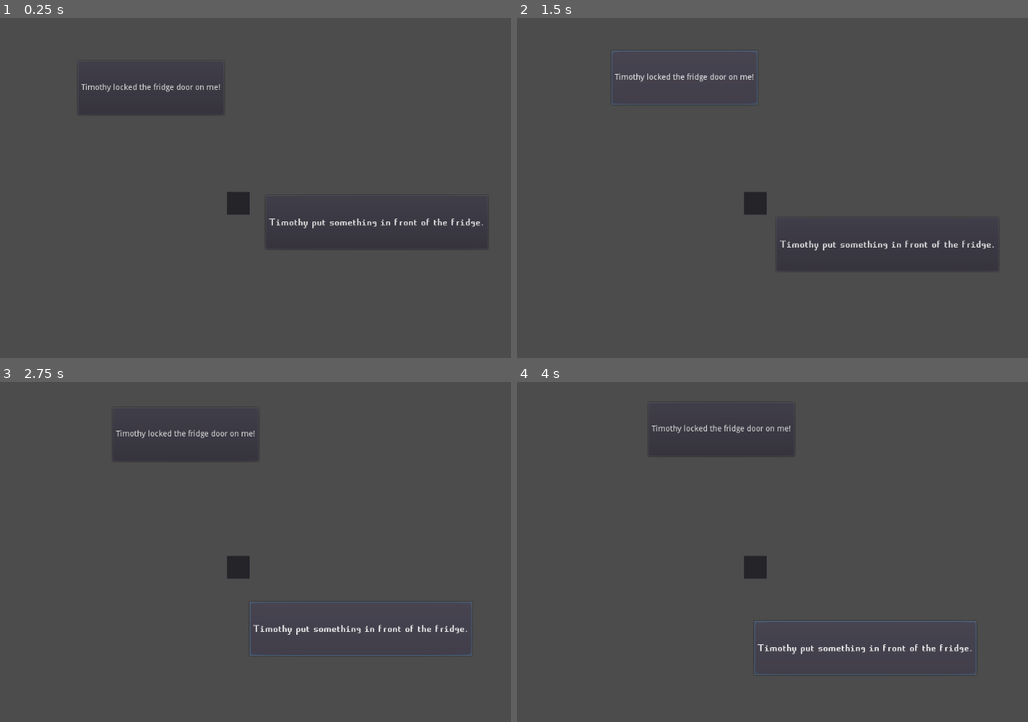
Above: before the commit, frames 1-4 (two rows, left to right).
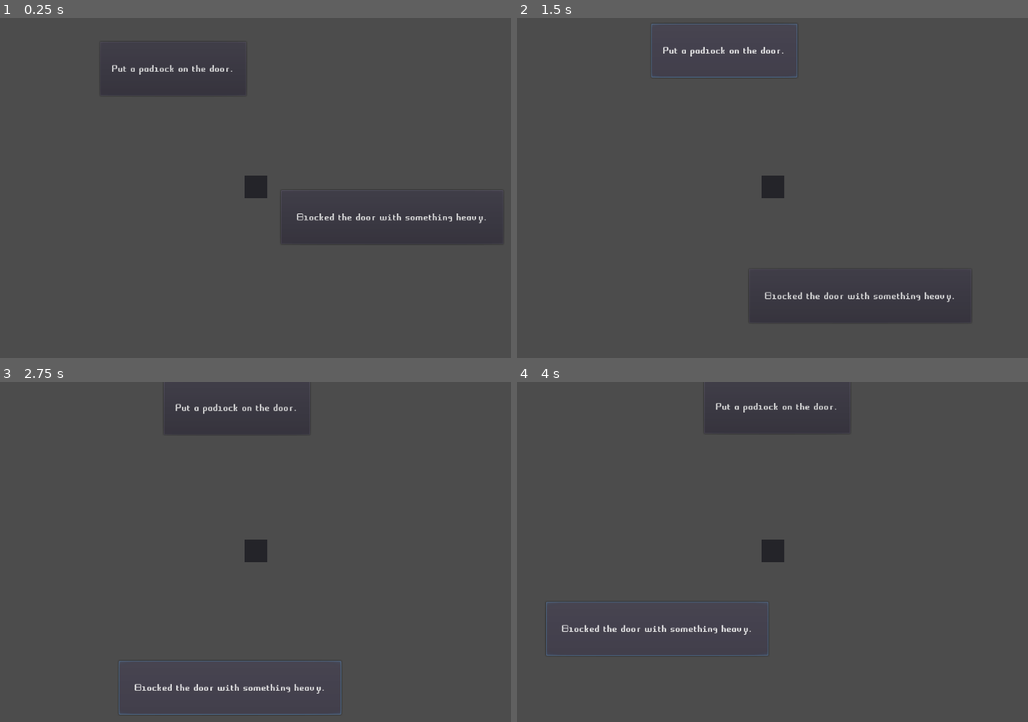
Above: after the commit, the same moments.

Repository: lplinna/timothydishes
Game: Godot game, scene res://scene1.tscn
Same seed, same stepped clock (60 frames per second), same inputs: the game is played once before the commit and once after it.
Inputs:
- Up to frame 1 (0.25 s): no input
- Up to frame 2 (1.5 s): click "Timothy put something in fron…" (after the commit: "Blocked the door with somethi…") at 0.5 s; click "Timothy locked the fridge doo…" (after the commit: "Put a padlock on the door.") at 1.25 s
- Up to frame 3 (2.75 s): click "Timothy put something in fron…" (after the commit: "Blocked the door with somethi…") at 2 s
- Up to frame 4 (4 s): click "Timothy locked the fridge doo…" (after the commit: "Put a padlock on the door.") at 2.75 s; click "Timothy put something in fron…" (after the commit: "Blocked the door with somethi…") at 3.5 s

The runs differ from the first frame. In frame 1, 1.8% of the frame differs, in the area x 15-97%, y 13-68%; in frame 2, 2.0%; in frame 3, 2.2%; in frame 4, 2.2%, in the area x 5-90%, y 5-87%.

Commit message:
Made buttons orbit cooler

Diff:
--- a/orbit.gd
+++ b/orbit.gd
@@ -11,10 +11,26 @@
 	pass # Replace with function body.
 
 
+func orbit_point(var a, var obj):
+	var c = obj.get_global_position()
+	a = a - obj.get_global_rect().size/2
+	var point_1 = (a+(c-a).rotated(0.002))
+	obj.set_global_position(point_1)
+
+func orbit_point_ellipse(var a, var obj):
+	var c = obj.get_global_position()
+	a = a - obj.get_global_rect().size/2
+	var delta = abs(Vector2.DOWN.angle_to(a-c)) / 300
+	print(delta)
+	var point_1 = (a+(c-a).rotated(0.002 + delta))
+	obj.set_global_position(point_1)
+
+
 # Called every frame. 'delta' is the elapsed time since the previous frame.
 func _process(delta):
 	for _i in self.get_children():
 		var d = _i.get_global_position()
 		var q = self.get_global_position() - _i.get_global_rect().size/2
-		_i.set_global_position(q + (d-q).rotated(0.002))
+		#_i.set_global_position(q + (d-q).rotated(0.002))
+		orbit_point_ellipse(self.get_global_position() + self.get_global_rect().size/2,_i)
 #	pass
--- a/scene1.tscn
+++ b/scene1.tscn
@@ -15,10 +15,14 @@
 }
 
 [node name="Panel" type="Panel" parent="."]
-margin_left = 461.0
-margin_top = 309.0
-margin_right = 501.0
-margin_bottom = 349.0
+anchor_left = 0.5
+anchor_top = 0.5
+anchor_right = 0.5
+anchor_bottom = 0.5
+margin_left = -20.0
+margin_top = -20.0
+margin_right = 20.0
+margin_bottom = 20.0
 script = ExtResource( 1 )
 __meta__ = {
 "_edit_use_anchors_": false
@@ -34,7 +38,7 @@
 margin_right = 440.0
 margin_bottom = 73.0
 custom_fonts/font = ExtResource( 2 )
-text = "Timothy put something in front of the fridge."
+text = "Blocked the door with something heavy."
 __meta__ = {
 "_edit_use_anchors_": false
 }
@@ -48,7 +52,8 @@
 margin_top = -247.0
 margin_right = -30.0
 margin_bottom = -152.0
-text = "Timothy locked the fridge door on me!"
+custom_fonts/font = ExtResource( 2 )
+text = "Put a padlock on the door."
 __meta__ = {
 "_edit_use_anchors_": false
 }
